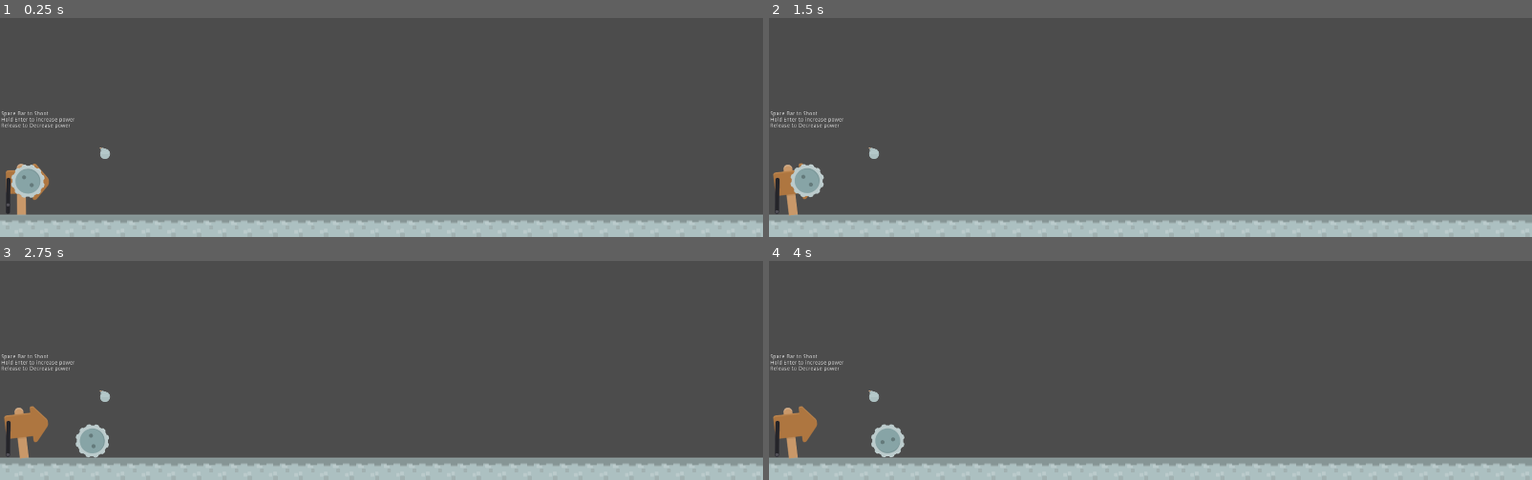
Above: before the commit, frames 1-4 (two rows, left to right).
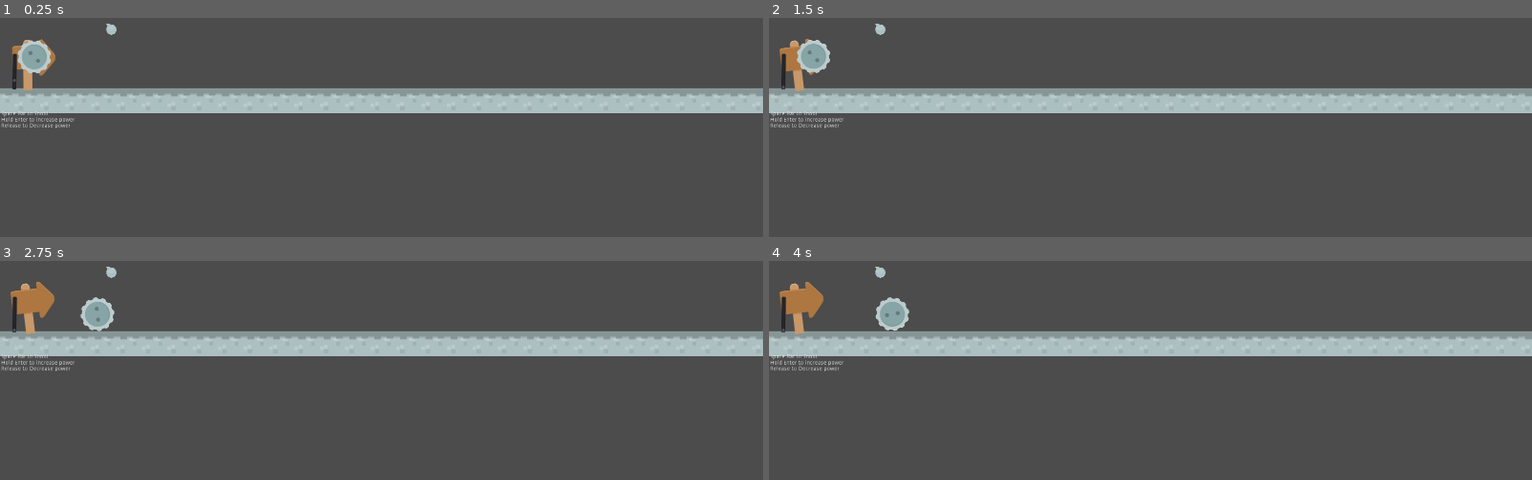
Above: after the commit, the same moments.

Repository: PandorasGit/P1-paroberts
Game: Godot game, scene res://World/World.tscn
The game is run twice, just before and just after one commit, with the same random seed, the same clock (stepped at 60 frames per second) and the same inputs.
Inputs:
- Up to frame 1 (0.25 s): no input
- Up to frame 2 (1.5 s): tap Enter (adjustPower) at 0.5 s; hold Enter (adjustPower) 0.53-1.28 s; tap Space (launch) at 1.25, 1.35 s
- Up to frame 3 (2.75 s): hold Enter (adjustPower) from 2.03 s (still down)
- Up to frame 4 (4 s): release Enter (adjustPower) at 2.78 s; tap Space (launch) at 2.85 s; hold Enter (adjustPower) from 3.53 s (still down)

The runs differ from the first frame. In frame 1, 23% of the frame differs, in the area x 0-100%, y 2-100%; in frame 2, 24%; in frame 3, 24%; in frame 4, 24%.

Commit message:
Raise Up Assets in World Scene

Diff:
--- a/Project/World/World.tscn
+++ b/Project/World/World.tscn
@@ -38,12 +38,12 @@
 tile_set = SubResource( 2 )
 cell_size = Vector2( 128, 128 )
 format = 1
-tile_data = PoolIntArray( 1048576, 0, 0, 1048577, 0, 0, 1048578, 0, 0, 1048579, 0, 0, 1048580, 0, 0, 1048581, 0, 0, 1048582, 0, 0, 1048583, 0, 0, 1048584, 0, 0, 1048585, 0, 0, 1048586, 0, 0, 1048587, 0, 0, 1048588, 0, 0, 1048589, 0, 0, 1048590, 0, 0, 1048591, 0, 0, 1048592, 0, 0, 1048593, 0, 0, 1048594, 0, 0, 1048595, 0, 0, 1048596, 0, 0, 1048597, 0, 0, 1048598, 0, 0, 1048599, 0, 0, 1048600, 0, 0, 1048601, 0, 0, 1048602, 0, 0, 1048603, 0, 0, 1048604, 0, 0, 1048605, 0, 0 )
+tile_data = PoolIntArray( 720896, 0, 0, 720897, 0, 0, 720898, 0, 0, 720899, 0, 0, 720900, 0, 0, 720901, 0, 0, 720902, 0, 0, 720903, 0, 0, 720904, 0, 0, 720905, 0, 0, 720906, 0, 0, 720907, 0, 0, 720908, 0, 0, 720909, 0, 0, 720910, 0, 0, 720911, 0, 0, 720912, 0, 0, 720913, 0, 0, 720914, 0, 0, 720915, 0, 0, 720916, 0, 0, 720917, 0, 0, 720918, 0, 0, 720919, 0, 0, 720920, 0, 0, 720921, 0, 0, 720922, 0, 0, 720923, 0, 0, 720924, 0, 0, 720925, 0, 0 )
 
 [node name="Launcher" parent="." instance=ExtResource( 1 )]
-position = Vector2( 70, 959 )
+position = Vector2( 86, 645 )
 
 [node name="CanvasLayer" parent="." instance=ExtResource( 3 )]
 
 [node name="Target" parent="." instance=ExtResource( 4 )]
-position = Vector2( 264, 869 )
+position = Vector2( 280, 555 )
